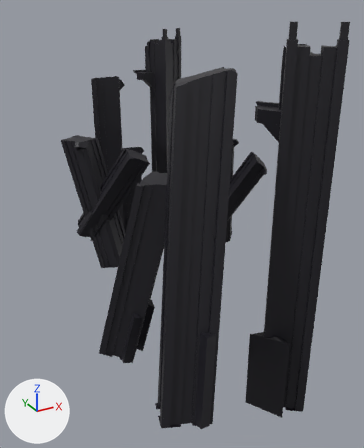
One commit to the FBX model Assets/[04] Environment/Dylan's M3 Test/Environment P2_Rocks.fbx: the scene before it, then after it.
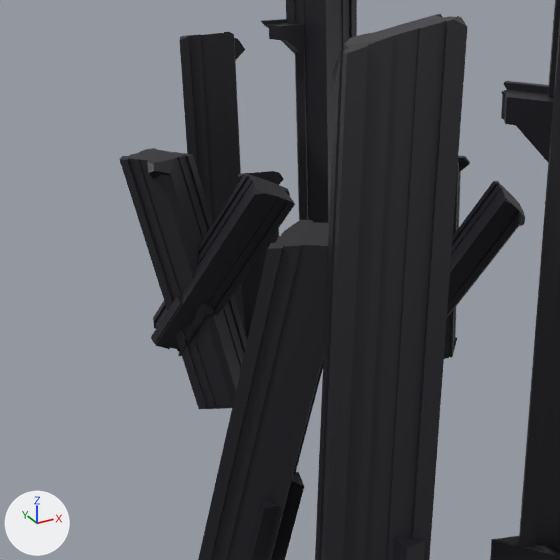
Each version appears first whole from a 50 mm camera at (-166.0, -529.0, 108.0) aimed at (-23.0, -269.0, -22.0), and next in a close-up on the part from 0% to 78% of the width and 13% to 77% of the height. Every picture has the same lights, and +X, +Y and +Z are marked at lower left. The first two pictures are the older version. Vertices at exactly the same position are counted once.

Names of what the first close-up shows: 'Cube.002_cell.006'.
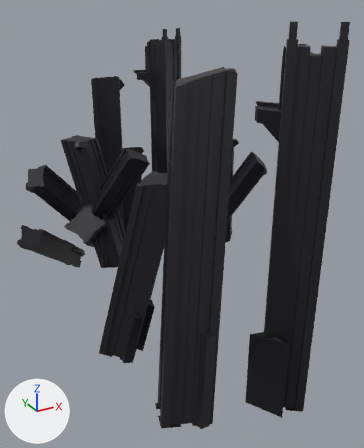
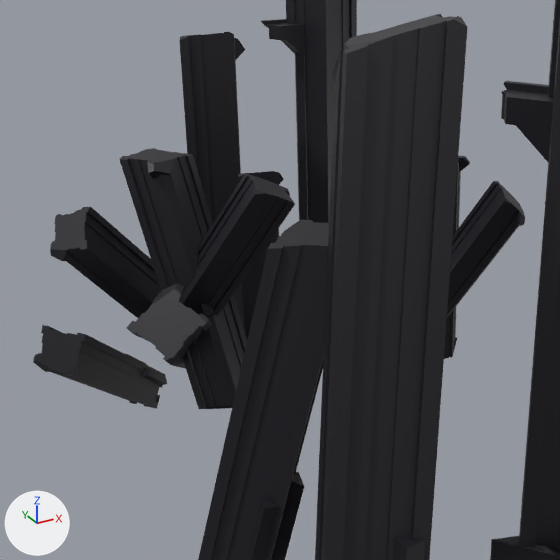
Pixel boxes [x1, y1, x2, y2] of what changed, in the close-ups (560 x 560 px):
'Cube.002_cell.006', reshaped: before [119, 0, 560, 560]; after [33, 0, 560, 560]
part 1 of me_cube_002_cell_120, added (black): after [33, 325, 103, 386]
part 2 of me_cube_002_cell_120, added (black): after [96, 353, 141, 384]
part 3 of me_cube_002_cell_120, added: after [132, 400, 157, 409]
part 4 of me_cube_002_cell_120, added (black): after [136, 377, 163, 408]
part 5 of me_cube_002_cell_120, added: after [146, 365, 165, 376]
part 6 of me_cube_002_cell_120, added: after [109, 393, 137, 404]
part 7 of me_cube_002_cell_120, added: after [141, 367, 167, 386]
part 8 of me_cube_002_cell_120, added (black): after [100, 343, 143, 370]
part 9 of me_cube_002_cell_120, added: after [137, 363, 146, 377]
part 10 of me_cube_002_cell_120, added (black): after [68, 378, 138, 401]
part 11 of me_cube_002_cell_120, added (black): after [126, 283, 212, 366]
part 12 of me_cube_002_cell_120, added: after [176, 355, 185, 368]
part 13 of me_cube_002_cell_120, added (black): after [50, 207, 185, 368]

What changed in the scene script:
```text
Change me_cube_002_cell_120:
    remove me_cube_002_cell_120.from_pydata(...)  # 6050 vertices, 3295 faces; spans x -97.0..46.0, y -371.0..-135.0, z -110.0..100.0
    add me_cube_002_cell_120.from_pydata(...)  # 7454 vertices, 4048 faces; spans x -117.0..46.0, y -371.0..-135.0, z -110.0..100.0
    me_cube_002_cell_120 part 1: the loose piece of 108 vertices spanning x -80.0..-54.0, y -226.0..-202.0, z 5.0..27.0 is copied, and the copy is multiplied about its middle by the matrix ((0.37, 0.63, -0.551), (-0.519, -0.218, -0.766), (-0.612, 0.581, 0.393)), then moved by (-36.0, -2.0, -53.0); it spans x -117.0..-93.0, y -229.0..-203.0, z -50.0..-24.0
    me_cube_002_cell_120 part 2: the loose piece of 31 vertices spanning x -65.0..-52.0, y -220.0..-208.0, z -35.0..10.0 is copied, and the copy is multiplied about its middle by the matrix ((0.414, 0.749, -0.554), (-0.623, -0.228, -0.775), (-0.693, 0.653, 0.365)), then moved by (-26.0, 16.0, -41.0); it spans x -100.0..-73.0, y -217.0..-183.0, z -70.0..-39.0
    me_cube_002_cell_120 part 3: the loose piece of 10 vertices spanning x -36.0..-31.0, y -209.0..-207.0, z -67.0..-42.0 is copied, and the copy is multiplied about its middle by the matrix ((-0.974, -0.092, -0.525), (0.468, -0.674, -0.748), (-0.256, -0.877, 0.63)), then moved by (-38.0, 32.0, -29.0); it spans x -78.0..-63.0, y -187.0..-165.0, z -91.0..-75.0
    me_cube_002_cell_120 part 4: the loose piece of 23 vertices spanning x -34.0..-29.0, y -148.0..-136.0, z -80.0..-40.0 is copied, and the copy is multiplied about its middle by the matrix ((-0.609, -0.058, -0.328), (0.292, -0.421, -0.468), (-0.16, -0.548, 0.394)), then moved by (-36.0, -34.0, -19.0); it spans x -76.0..-59.0, y -187.0..-164.0, z -91.0..-68.0
    me_cube_002_cell_120 part 5: the loose piece of 13 vertices spanning x -37.0..-29.0, y -157.0..-153.0, z -80.0..-40.0 is copied, and the copy is multiplied about its middle by the matrix ((-0.609, -0.058, -0.328), (0.292, -0.421, -0.468), (-0.16, -0.549, 0.394)), then moved by (-32.0, -16.0, -11.0); it spans x -74.0..-57.0, y -182.0..-159.0, z -80.0..-63.0
    me_cube_002_cell_120 part 6: the loose piece of 22 vertices spanning x -18.0..-11.0, y -154.0..-140.0, z -80.0..-40.0 is copied, and the copy is multiplied about its middle by the matrix ((-0.609, -0.058, -0.328), (0.292, -0.422, -0.467), (-0.16, -0.548, 0.394)), then moved by (-63.0, -21.0, -19.0); it spans x -86.0..-69.0, y -181.0..-156.0, z -90.0..-67.0
    me_cube_002_cell_120 part 7: the loose piece of 38 vertices spanning x -37.0..-21.0, y -159.0..-148.0, z -80.0..-40.0 is copied, and the copy is multiplied about its middle by the matrix ((-0.61, -0.058, -0.329), (0.293, -0.422, -0.469), (-0.16, -0.549, 0.394)), then moved by (-39.0, -17.0, -13.0); it spans x -80.0..-57.0, y -184.0..-157.0, z -85.0..-63.0
    me_cube_002_cell_120 part 8: the loose piece of 12 vertices spanning x -64.0..-55.0, y -215.0..-205.0, z -34.0..10.0 is copied, and the copy is multiplied about its middle by the matrix ((0.42, 0.753, -0.564), (-0.628, -0.235, -0.782), (-0.7, 0.663, 0.363)), then moved by (-23.0, 11.0, -38.0); it spans x -95.0..-71.0, y -215.0..-183.0, z -65.0..-36.0
    me_cube_002_cell_120 part 9: the loose piece of 62 vertices spanning x -76.0..-53.0, y -229.0..-212.0, z -37.0..4.0 is copied, and the copy is multiplied about its middle by the matrix ((0.37, 0.63, -0.551), (-0.519, -0.218, -0.766), (-0.612, 0.581, 0.393)), then moved by (-24.0, 29.0, -39.0); it spans x -103.0..-69.0, y -203.0..-172.0, z -69.0..-39.0
    me_cube_002_cell_120 part 10: the loose piece of 44 vertices spanning x -70.0..-46.0, y -234.0..-217.0, z -35.0..11.0 is copied, and the copy is multiplied about its middle by the matrix ((0.37, 0.63, -0.551), (-0.519, -0.218, -0.766), (-0.612, 0.581, 0.393)), then moved by (-33.0, 29.0, -48.0); it spans x -106.0..-74.0, y -218.0..-176.0, z -75.0..-44.0
    me_cube_002_cell_120 part 11: the loose piece of 108 vertices spanning x -56.0..-35.0, y -257.0..-236.0, z 3.0..25.0 is copied, and the copy is multiplied about its middle by the matrix ((0.572, -0.556, -1.113), (-0.116, 1.196, -0.657), (1.239, 0.369, 0.453)), then moved by (-29.0, 6.0, -36.0); it spans x -91.0..-61.0, y -256.0..-224.0, z -37.0..-8.0
    me_cube_002_cell_120 part 12: the loose piece of 12 vertices spanning x -66.0..-57.0, y -215.0..-205.0, z -31.0..10.0 is copied, and the copy is multiplied about its middle by the matrix ((-0.974, -0.092, -0.525), (0.468, -0.674, -0.748), (-0.256, -0.877, 0.63)), then moved by (-5.0, -11.0, -36.0); it spans x -76.0..-61.0, y -240.0..-201.0, z -59.0..-33.0
    me_cube_002_cell_120 part 13: 611 vertices added at x -105.0..-35.0, y -231.0..-161.0, z -67.0..11.0
    other edits to the shape of me_cube_002_cell_120 do not show in these pictures
```
